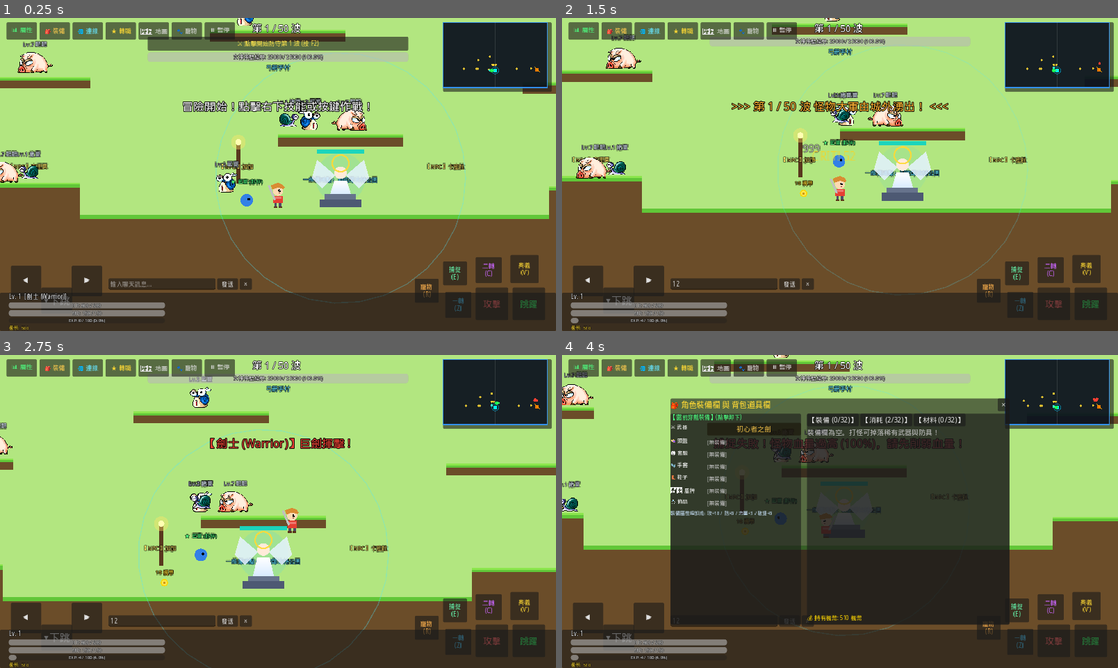
Above: before the commit, frames 1-4 (two rows, left to right).
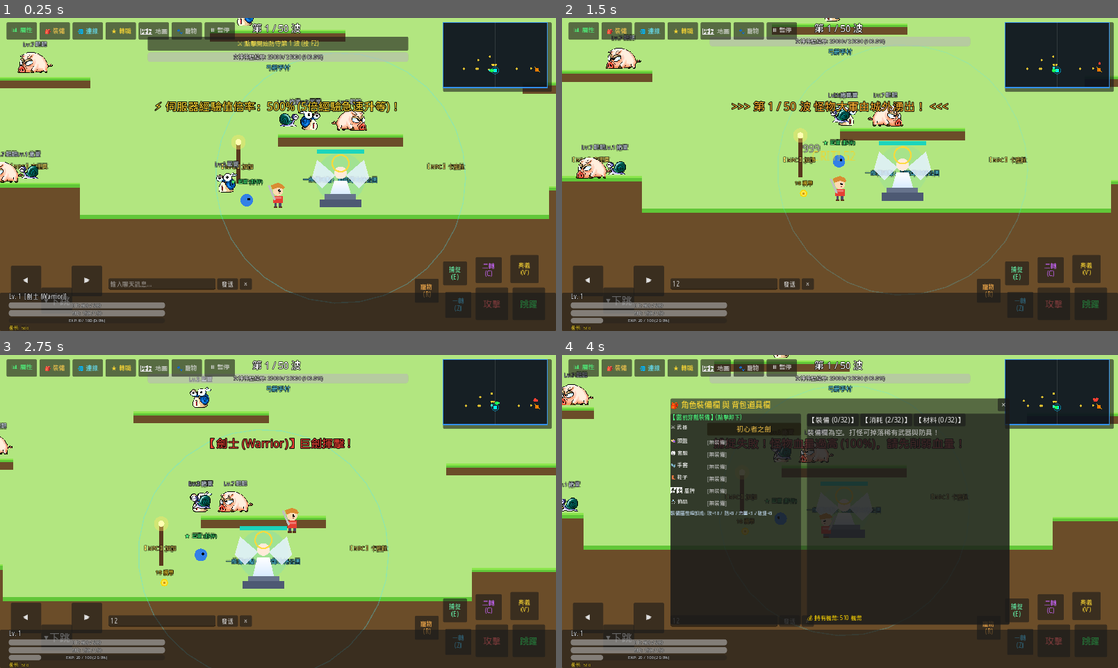
Above: after the commit, the same moments.

Repository: maplestorycandy/maple
Game: Godot game, scene res://scenes/Main.tscn
Same seed, same stepped clock (60 frames per second), same inputs: the game is played once before the commit and once after it.
Inputs (mouse positions are in pixels of both pictures, inside the frame that each line leads up to):
- Up to frame 1 (0.25 s): no input
- Up to frame 2 (1.5 s): click (723, 284) at 0.52 s; type "12" at 0.6 s; click "⚔ 點擊開始防守第 1 波 (按 F2)" at 1.25 s
- Up to frame 3 (2.75 s): tap Enter at 2 s; move the mouse to (400, 495) at 2.02 s; hold Right (move_right) from 2.03 s (still down); tap Ctrl (attack) at 2.1 s; click (400, 495) at 2.17 s; tap Shift (jump) at 2.27 s
- Up to frame 4 (4 s): release Right (move_right) at 2.75 s; drag from (728, 527) to (823, 564) at 2.77 s; move the mouse to (895, 442) at 3.52 s; hold Left (move_left) from 3.53 s (still down); tap E (tame_monster) at 3.6 s

The runs differ from the first frame. In frame 1, 1.3% of the frame differs, in the area x 27-72%, y 26-31%; in frame 2, 0.1%; in frame 3, 0.1%; in frame 4, 0.1%.

Commit message:
feat: adjust EXP rate multiplier to 500% (5x EXP boost)

Diff:
--- a/scripts/Global.gd
+++ b/scripts/Global.gd
@@ -53,6 +53,7 @@
 var base_crit_rate: float = 0.15
 var player_speed: float = 250.0
 var meso_gold: int = 500
+var exp_rate_multiplier: float = 5.0 # 500% EXP Multiplier (5x)
 
 # Inventory System (3 Categories: Equip, Use, Etc)
 var equip_inventory: Array[Dictionary] = []
@@ -448,7 +449,8 @@
 	emit_signal("player_stats_changed")
 
 func add_exp(amount: int):
-	player_exp += amount
+	var boosted_exp = int(amount * exp_rate_multiplier * passive_buffs.get("exp_gain_mult", 1.0))
+	player_exp += boosted_exp
 	while player_exp >= player_max_exp:
 		player_exp -= player_max_exp
 		level_up()
--- a/scripts/UI.gd
+++ b/scripts/UI.gd
@@ -105,6 +105,8 @@
 	setup_map_selection_list()
 	refresh_pet_bag()
 	update_network_ui()
+
+	Global.broadcast_message("⚡ 伺服器經驗值倍率：500% (5倍經驗急速升等)！", Color(1.0, 0.85, 0.2))
 
 func setup_touch_controls():
 	var tc = get_node_or_null("HUD/TouchControls")
